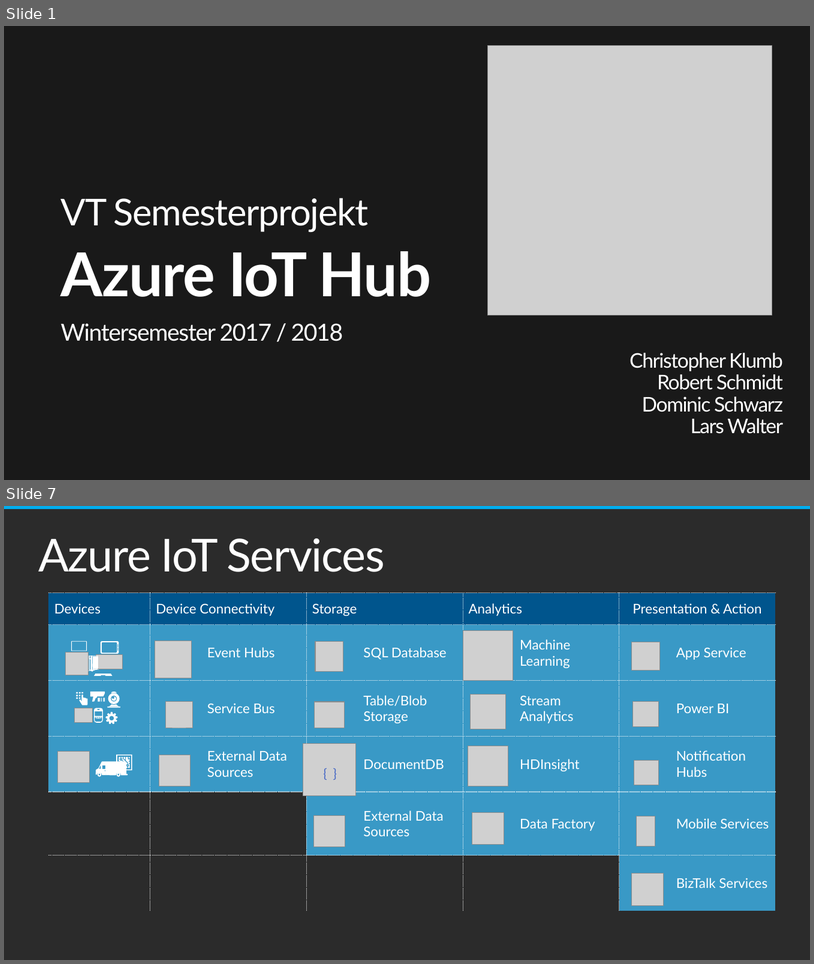
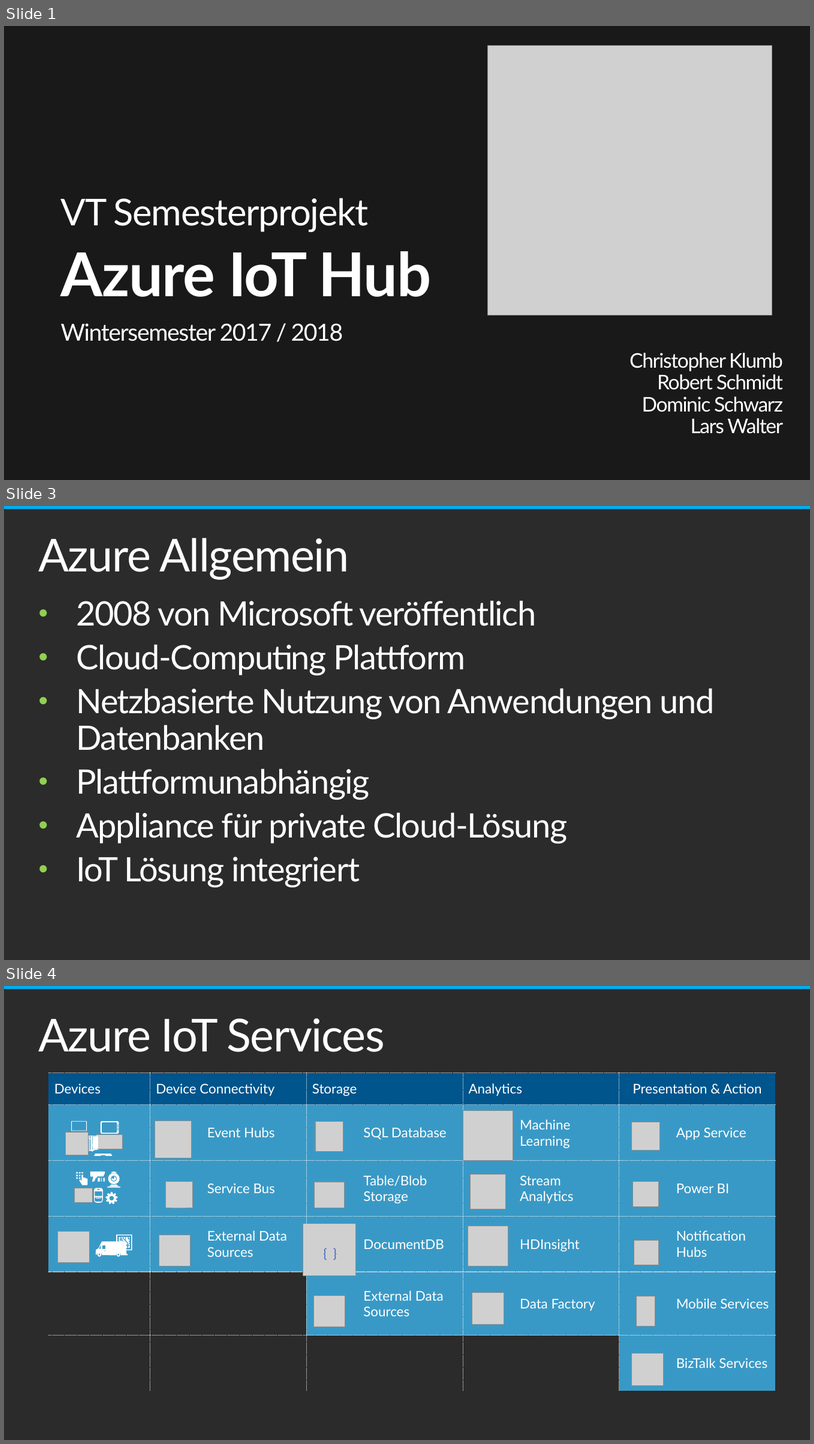
Before and after one commit to chriz239/VtIoTHub, a slide deck: Semesterprojekt_VT.pptx. Shown one above the other, each under a label of ours: slides 1 and 7 before the commit, slides 1, 3 and 4 after it; the slides between them are not shown. The pictures are 814x964 and 814x1444 pixels, drawn with LibreOffice and Linux fonts; fonts in the diff are those of the drawing; grey boxes stand for pictures; background and template pictures are left out; a plain dark background stands for a picture behind light text. Boxes give left, top, right and bottom in pixels: in the first picture for what was removed or moved away, otherwise in the second. Text is boxed around its words. In the diff, an @@ line names an element or a change of style, - is before the commit and + after.

```diff
--- a/Semesterprojekt_VT.pptx
+++ b/Semesterprojekt_VT.pptx
@@ slide 3 added at [4,506,810,960], background picture (left out); not listed: 1 template element that a slide beside it also shows @@
@@ title added at [38,538,350,580], 54 pt, text #FFFFFF @@
+Azure Allgemein
@@ text added at [77,600,715,887], 40 pt, text #FFFFFF @@
+• 2008 von Microsoft veröffentlich
+• Cloud-Computing Plattform
+• Netzbasierte Nutzung von Anwendungen und Datenbanken
+• Plattformunabhängig
+• Appliance für private Cloud-Lösung
+• IoT Lösung integriert
@@ what was slide 7 is now slide 4 @@
```
Also in this commit, not shown: 2 slides changed, 10 other slides added, 5 slides removed.
